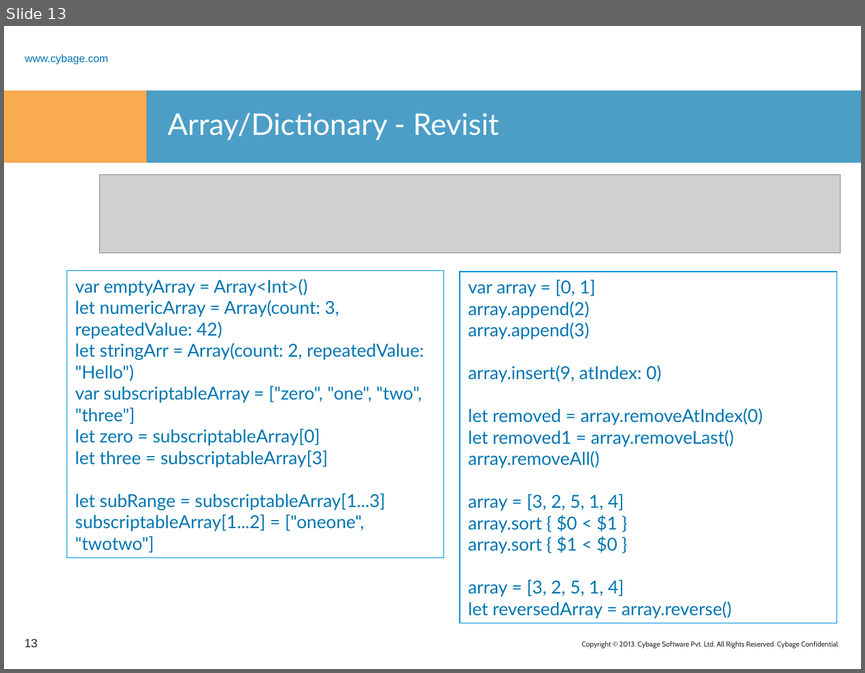
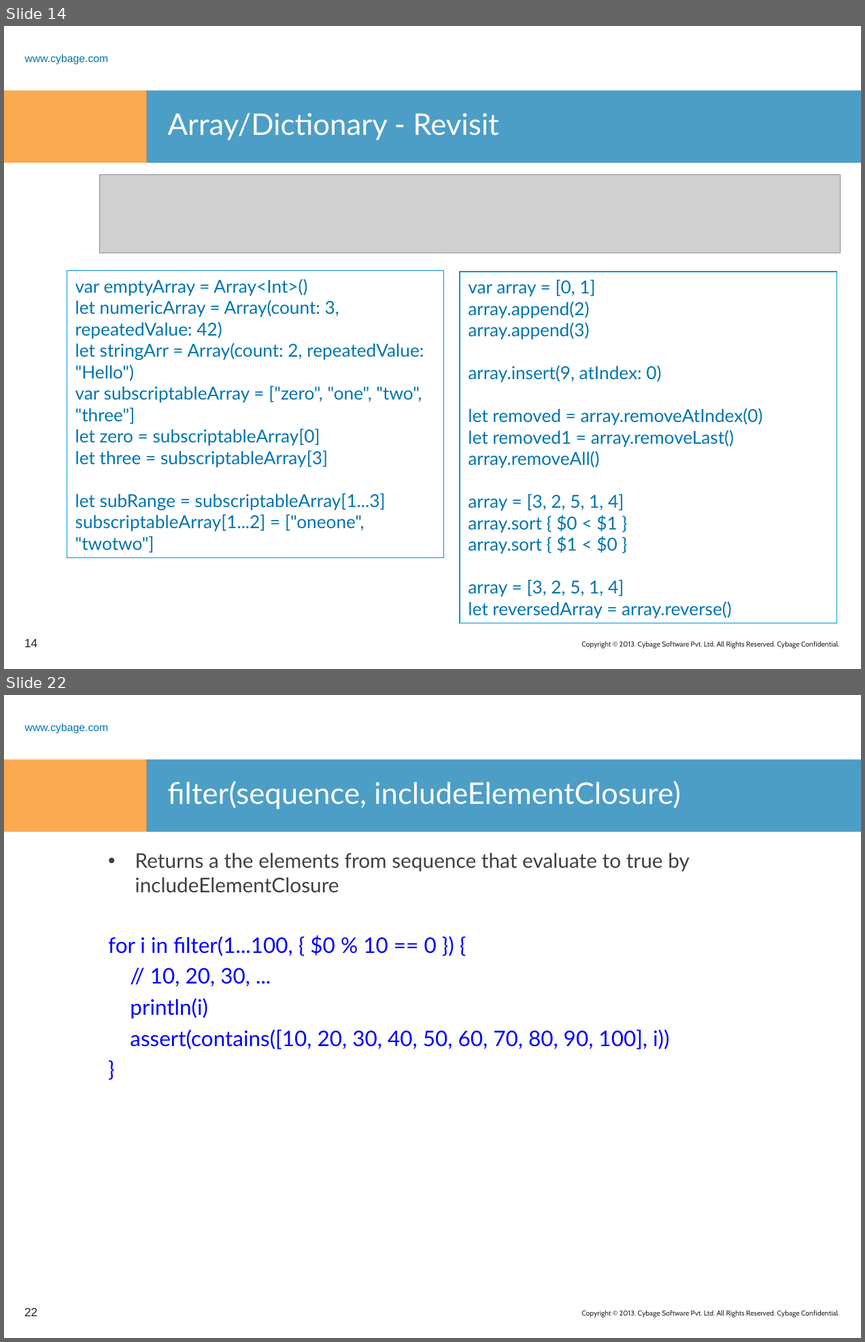
Before and after one commit to sumantar/Learn_Swift, a slide deck: PPT/Learn_Swift-4.ppt. Shown one above the other, each under a label of ours: slide 13 before the commit, slides 14 and 22 after it; the slides between them are not shown. The pictures are 865x673 and 865x1342 pixels, drawn with LibreOffice and Linux fonts; fonts in the diff are those of the drawing; grey boxes stand for pictures; background and template pictures are left out. Boxes give left, top, right and bottom in pixels: in the first picture for what was removed or moved away, otherwise in the second. Text is boxed around its words. In the diff, an @@ line names an element or a change of style, - is before the commit and + after.

```diff
--- a/PPT/Learn_Swift-4.ppt
+++ b/PPT/Learn_Swift-4.ppt
@@ slide 22 added at <box>4,695,861,1338</box>, background #FFFFFF; not listed: 4 template elements that a slide beside it also shows @@
@@ title added at <box>168,781,681,809</box>, 25 pt, text #FFFFFF @@
+filter(sequence, includeElementClosure)
@@ text added at <box>108,853,689,1049</box>, 18 pt, text #0000FF @@
+• Returns a the elements from sequence that evaluate to true by includeElementClosure
+for i in filter(1...100, { $0 % 10 == 0 }) {
+// 10, 20, 30, ...
+println(i)
+assert(contains([10, 20, 30, 40, 50, 60, 70, 80, 90, 100], i))
+}
@@ page number added at <box>24,1308,37,1316</box>, 10 pt, text #262626 @@
+22
@@ what was slide 13 is now slide 14 @@
@@ page number at <box>24,639,37,647</box>: text changed @@
-13
+14
```
Also in this commit, not shown: 28 other slides added, 6 other files.
